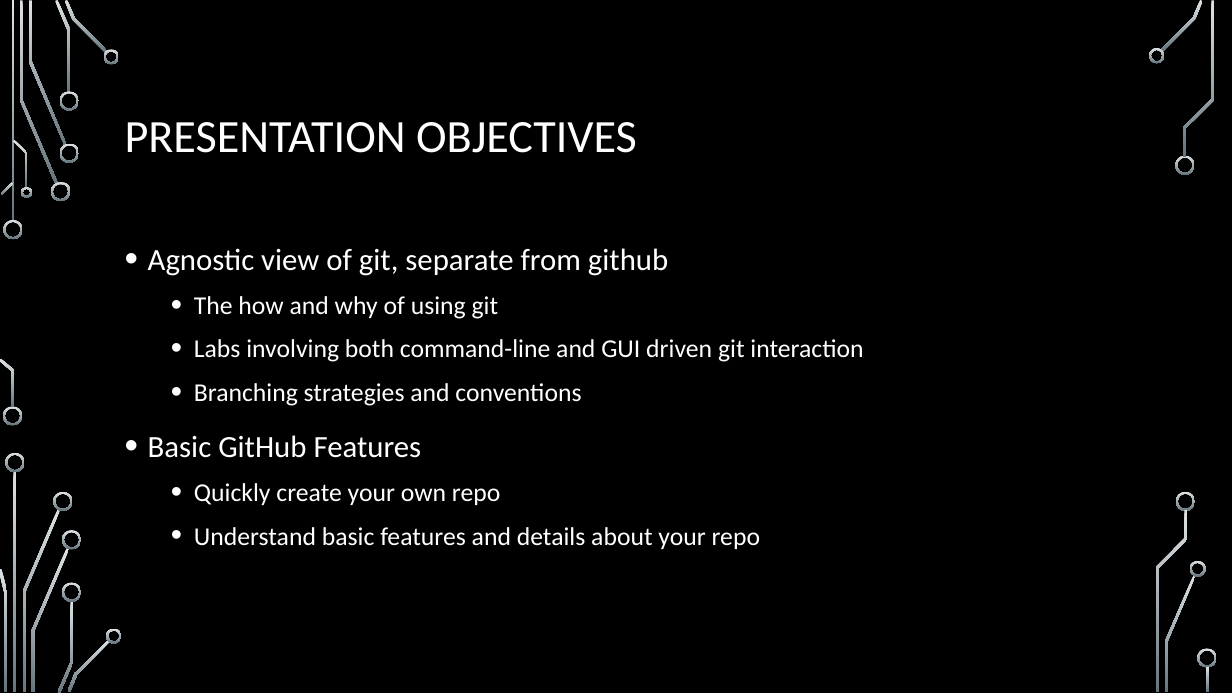
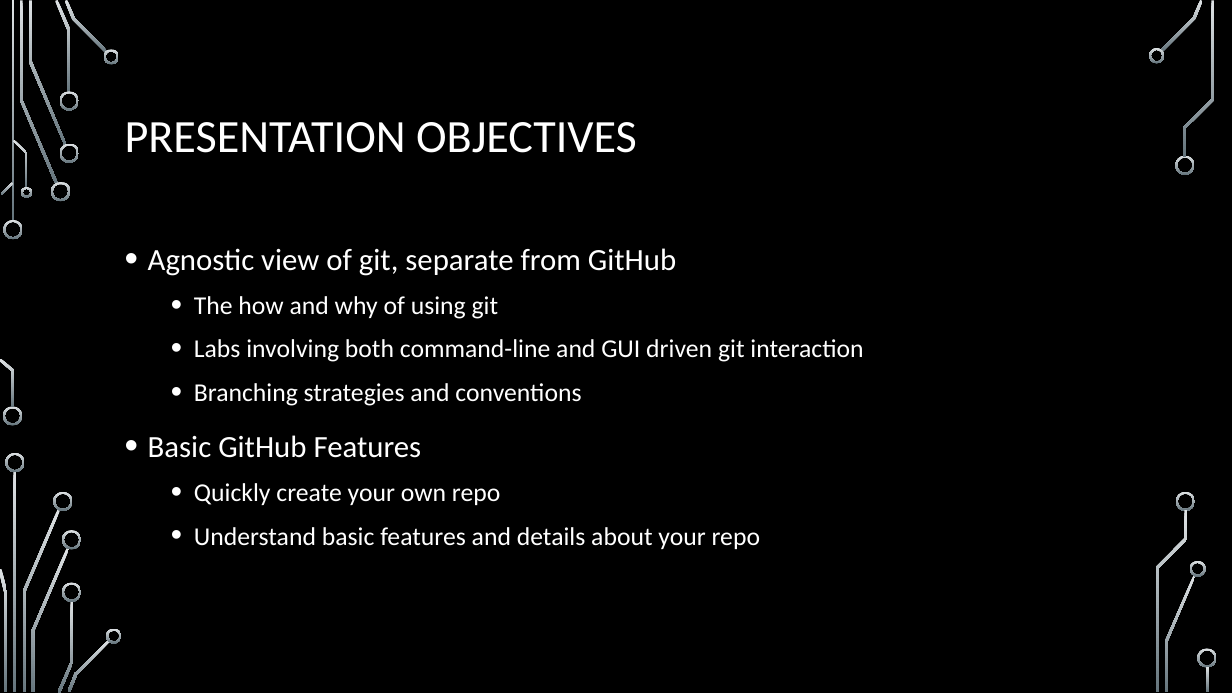
Before and after one commit to onideus/github-101-website, a slide deck: slide 3 of resources/Introduction to github.pptx. Drawn at 1232x693 pixels with LibreOffice and Linux fonts; fonts in the diff are those of the drawing; background and template pictures are left out. Boxes give left, top, right and bottom in pixels: in the first picture for what was removed or moved away, otherwise in the second. Text is boxed around its words. In the diff, an @@ line names an element or a change of style, - is before the commit and + after.

```diff
--- a/resources/Introduction to github.pptx
+++ b/resources/Introduction to github.pptx
@@ text at bbox=[148, 248, 676, 276]: text changed @@
-• Agnostic view of git, separate from github
+• Agnostic view of git, separate from GitHub
```
Also in this commit, not shown: 2 other slides changed.
